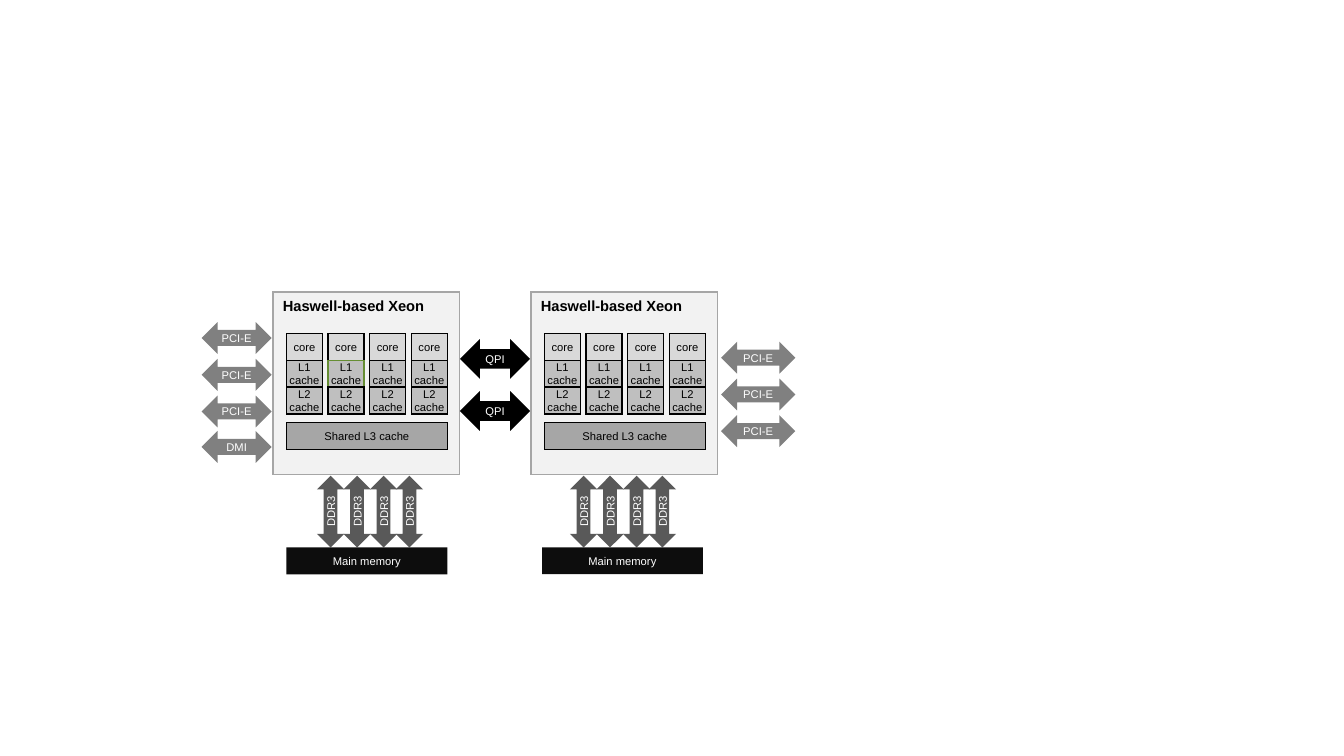
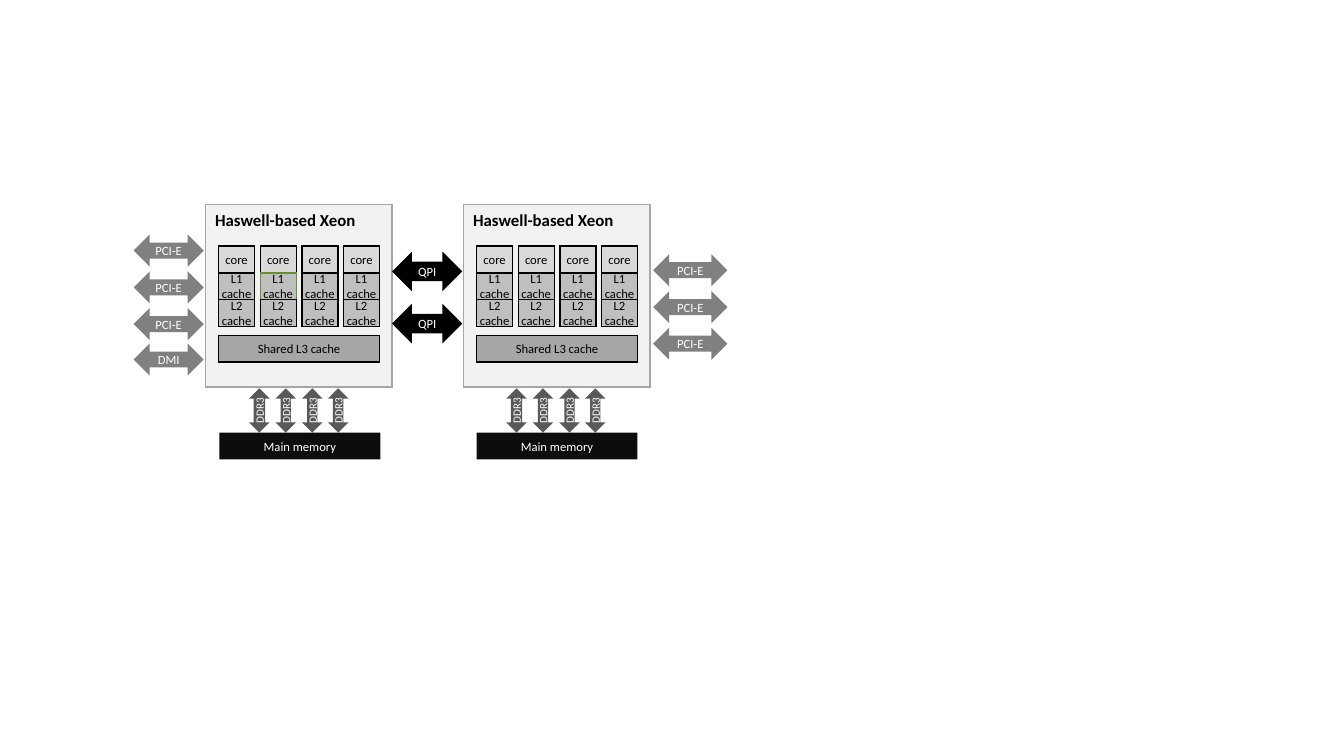
Before and after one commit to scott-zgeng/thor, a slide deck: slide 2 of doc/thor architecture.pptx. Drawn at 1344x756 pixels with LibreOffice and Linux fonts; fonts in the diff are those of the drawing. Boxes give left, top, right and bottom in pixels: in the first picture for what was removed or moved away, otherwise in the second. Text is boxed around its words. In the diff, an @@ line names an element or a change of style, - is before the commit and + after.

```diff
--- a/doc/thor architecture.pptx
+++ b/doc/thor architecture.pptx
@@ rounded rectangle "Haswell-based Xeon" at (206, 205, 392, 387): size 10.5 to 12 pt, font Arial to Calibri @@
@@ 4 rounded rectangles: place and size @@
-4 rounded rectangles at (273, 292, 718, 475)
+4 rounded rectangles at (206, 205, 650, 387)
@@ rounded rectangle "Haswell-based Xeon" at (464, 205, 650, 387): size 10.5 to 12 pt, font Arial to Calibri @@
@@ 12 rounded rectangles, 5 left right arrows: place and size @@
-12 rounded rectangles, 5 left right arrows at (202, 334, 796, 464)
+12 rounded rectangles, 5 left right arrows at (134, 246, 728, 376)
@@ 12 rounded rectangles: place and size @@
-12 rounded rectangles at (286, 334, 706, 414)
+12 rounded rectangles at (219, 246, 638, 327)
@@ 4 left right arrows: place and size @@
-4 left right arrows at (202, 322, 796, 448)
+4 left right arrows at (134, 235, 728, 360)
@@ left right arrow "DDR3": place and size @@
-left right arrow "DDR3" at (317, 476, 344, 547)
+left right arrow "DDR3" at (249, 389, 270, 433)
@@ left right arrow "DDR3" at (249, 389, 270, 433): font Arial to Calibri; proportions changed @@
@@ left right arrow "DDR3": place and size @@
-left right arrow "DDR3" at (344, 476, 371, 547)
+left right arrow "DDR3" at (276, 389, 297, 433)
@@ left right arrow "DDR3": place and size @@
-left right arrow "DDR3" at (370, 476, 397, 547)
+left right arrow "DDR3" at (302, 389, 323, 433)
@@ left right arrow "DDR3": place and size @@
-left right arrow "DDR3" at (396, 476, 423, 547)
+left right arrow "DDR3" at (328, 389, 349, 433)
@@ left right arrow "DDR3" at (506, 389, 527, 433): font Arial to Calibri; proportions changed @@
@@ left right arrow "DDR3": place and size @@
-left right arrow "DDR3" at (649, 476, 677, 547)
+left right arrow "DDR3" at (506, 389, 527, 433)
@@ font Arial to Calibri in 6 elements at (276, 389, 297, 433), (302, 389, 323, 433), (328, 389, 349, 433), (585, 389, 606, 433), (559, 389, 580, 433), (533, 389, 554, 433) @@
@@ left right arrow "DDR3": place and size @@
-left right arrow "DDR3" at (623, 476, 650, 547)
+left right arrow "DDR3" at (533, 389, 554, 433)
@@ left right arrow "DDR3": place and size @@
-left right arrow "DDR3" at (597, 476, 624, 547)
+left right arrow "DDR3" at (559, 389, 580, 433)
@@ left right arrow "DDR3": place and size @@
-left right arrow "DDR3" at (570, 476, 597, 547)
+left right arrow "DDR3" at (585, 389, 606, 433)
@@ rounded rectangle "Main memory": place and size @@
-rounded rectangle "Main memory" at (286, 547, 448, 575)
+rounded rectangle "Main memory" at (220, 433, 381, 460)
@@ size 8 to 9 pt, font Arial to Calibri in 37 elements at (477, 336, 638, 363), (134, 235, 205, 267), (134, 309, 205, 341), (219, 336, 380, 363), (219, 273, 255, 300), (219, 299, 255, 327), (477, 273, 513, 300), (477, 299, 513, 327), (653, 291, 728, 324), (219, 246, 255, 273), (344, 246, 380, 273), (344, 273, 380, 300), (344, 299, 380, 327), (393, 306, 462, 342), (393, 253, 462, 289), (477, 246, 513, 273), (518, 246, 555, 273), (518, 273, 555, 300), (518, 299, 555, 327), (602, 246, 638, 273), (602, 273, 638, 300), (602, 299, 638, 327), (134, 271, 205, 303), (653, 254, 728, 286), (653, 328, 728, 360), (134, 344, 205, 376), (260, 273, 296, 300), (260, 299, 296, 327), (560, 299, 596, 327), (260, 246, 296, 273), (301, 246, 338, 273), (301, 273, 338, 300), (301, 299, 338, 327), (560, 246, 596, 273), (560, 273, 596, 300), (220, 433, 381, 460), (477, 433, 638, 460) @@
@@ rounded rectangle "Main memory": place and size @@
-rounded rectangle "Main memory" at (542, 547, 704, 575)
+rounded rectangle "Main memory" at (477, 433, 638, 460)
```
Also in this commit, not shown: 3 other slides changed, 5 slides removed, 1 other file.
